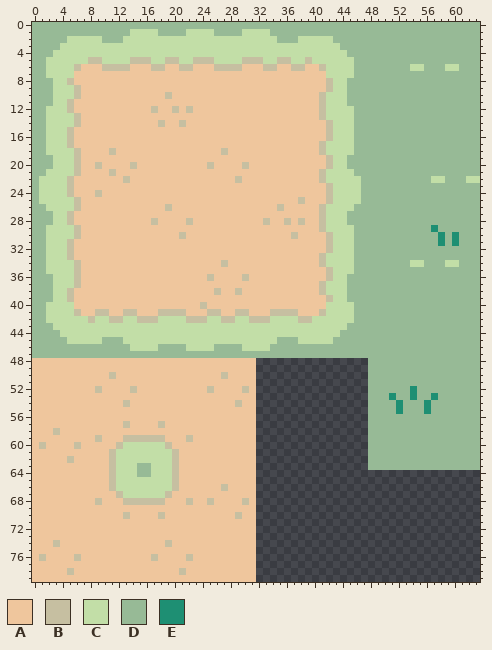
File history of a sprite sheet, Assets/Tilesets/grass1_tileset.png. Above is the file before it was changed.
The file is 64x80 pixels.
Palette (. is transparent): A #efc69d  B #c6bfa1  C #c2dea7  D #97ba96  E #1e8f73
Pixels before, first column x 0:
 0 DDDDDDDDDDDDDDDDDDDDDDDDDDDDDDDDDDDDDDDDDDDDDDDDDDDDDDDDDDDDDDDD
 1 DDDDDDDDDDDDDDCCCCDDDDCCCCDDDDCCCCDDDDDDDDDDDDDDDDDDDDDDDDDDDDDD
 2 DDDDDCCCCCDDDCCCCCCCCCCCCCCCCCCCCCCDDDCCCCCDDDDDDDDDDDDDDDDDDDDD
 3 DDDDCCCCCCCCCCCCCCCCCCCCCCCCCCCCCCCCCCCCCCCCDDDDDDDDDDDDDDDDDDDD
 4 DDDCCCCCCCCCCCCCCCCCCCCCCCCCCCCCCCCCCCCCCCCCCDDDDDDDDDDDDDDDDDDD
 5 DDCCCCCCBBCCCCBBBCCBBCCBBBCCCCBBBCCBBCCBCCCCCCDDDDDDDDDDDDDDDDDD
 6 DDCCCCBAAABBBBAAABBAABBAAABBBBAAABBAABBAABCCCCDDDDDDDDCCDDDCCDDD
 7 DDCCCCAAAAAAAAAAAAAAAAAAAAAAAAAAAAAAAAAAAACCCCDDDDDDDDDDDDDDDDDD
 8 DDDCCBAAAAAAAAAAAAAAAAAAAAAAAAAAAAAAAAAAAABCCDDDDDDDDDDDDDDDDDDD
 9 DDDCCCBAAAAAAAAAAAAAAAAAAAAAAAAAAAAAAAAAAABCCDDDDDDDDDDDDDDDDDDD
10 DDDCCCBAAAAAAAAAAAABAAAAAAAAAAAAAAAAAAAAABCCCDDDDDDDDDDDDDDDDDDD
11 DDDCCBAAAAAAAAAAAAAAAAAAAAAAAAAAAAAAAAAAABCCCDDDDDDDDDDDDDDDDDDD
12 DDCCCBAAAAAAAAAAABAABABAAAAAAAAAAAAAAAAAABCCCCDDDDDDDDDDDDDDDDDD
13 DDCCCCBAAAAAAAAAAAAAAAAAAAAAAAAAAAAAAAAAABCCCCDDDDDDDDDDDDDDDDDD
14 DDCCCCBAAAAAAAAAAABAABAAAAAAAAAAAAAAAAAAAABCCCDDDDDDDDDDDDDDDDDD
15 DDCCCBAAAAAAAAAAAAAAAAAAAAAAAAAAAAAAAAAAAABCCCDDDDDDDDDDDDDDDDDD
16 DDCCCBAAAAAAAAAAAAAAAAAAAAAAAAAAAAAAAAAAAABCCCDDDDDDDDDDDDDDDDDD
17 DDCCCBAAAAAAAAAAAAAAAAAAAAAAAAAAAAAAAAAAABCCCCDDDDDDDDDDDDDDDDDD
18 DDCCCCBAAAABAAAAAAAAAAAAAAABAAAAAAAAAAAAABCCCCDDDDDDDDDDDDDDDDDD
19 DDDCCCBAAAAAAAAAAAAAAAAAAAAAAAAAAAAAAAAAAABCCDDDDDDDDDDDDDDDDDDD
20 DDDCCCBAABAAAABAAAAAAAAAABAAAABAAAAAAAAAAABCCDDDDDDDDDDDDDDDDDDD
21 DDCCCCBAAAABAAAAAAAAAAAAAAAAAAAAAAAAAAAAABCCCCDDDDDDDDDDDDDDDDDD
22 DCCCCBAAAAAAABAAAAAAAAAAAAAAABAAAAAAAAAAABCCCCCDDDDDDDDDDCCDDDCC
23 DCCCCBAAAAAAAAAAAAAAAAAAAAAAAAAAAAAAAAAAAABCCCCDDDDDDDDDDDDDDDDD
24 DCCCCBAAABAAAAAAAAAAAAAAAAAAAAAAAAAAAAAAAABCCCCDDDDDDDDDDDDDDDDD
25 DCCCCCBAAAAAAAAAAAAAAAAAAAAAAAAAAAAAAABAAABCCCCDDDDDDDDDDDDDDDDD
26 DDCCCCBAAAAAAAAAAAABAAAAAAAAAAAAAAABAAAAABCCCCDDDDDDDDDDDDDDDDDD
27 DDDCCBAAAAAAAAAAAAAAAAAAAAAAAAAAAAAAAAAAABCCCDDDDDDDDDDDDDDDDDDD
28 DDDCCBAAAAAAAAAAABAAAABAAAAAAAAAABAABABAABCCCDDDDDDDDDDDDDDDDDDD
29 DDCCCCBAAAAAAAAAAAAAAAAAAAAAAAAAAAAAAAAAABCCCCDDDDDDDDDDDEDDDDDD
30 DDCCCCBAAAAAAAAAAAAAABAAAAAAAAAAAAAAABAAAABCCCDDDDDDDDDDDDEDEDDD
31 DDCCCBAAAAAAAAAAAAAAAAAAAAAAAAAAAAAAAAAAAABCCCDDDDDDDDDDDDEDEDDD
32 DDCCCBAAAAAAAAAAAAAAAAAAAAAAAAAAAAAAAAAAAABCCCDDDDDDDDDDDDDDDDDD
33 DDCCCBAAAAAAAAAAAAAAAAAAAAAAAAAAAAAAAAAAABCCCCDDDDDDDDDDDDDDDDDD
34 DDCCCCBAAAAAAAAAAAAAAAAAAAABAAAAAAAAAAAAABCCCCDDDDDDDDCCDDDCCDDD
35 DDCCCCBAAAAAAAAAAAAAAAAAAAAAAAAAAAAAAAAAAABCCCDDDDDDDDDDDDDDDDDD
36 DDDCCCBAAAAAAAAAAAAAAAAAABAAAABAAAAAAAAAAABCCDDDDDDDDDDDDDDDDDDD
37 DDDCCCBAAAAAAAAAAAAAAAAAAAAAAAAAAAAAAAAAABCCCDDDDDDDDDDDDDDDDDDD
38 DDDCCBAAAAAAAAAAAAAAAAAAAABAABAAAAAAAAAAABCCCDDDDDDDDDDDDDDDDDDD
39 DDDCCBAAAAAAAAAAAAAAAAAAAAAAAAAAAAAAAAAAAABCCDDDDDDDDDDDDDDDDDDD
40 DDCCCCAAAAAAAAAAAAAAAAAABAAAAAAAAAAAAAAAAACCCCDDDDDDDDDDDDDDDDDD
41 DDCCCCBAABBAABBAAABBBBAAABBAABBAAABBBBAAABCCCCDDDDDDDDDDDDDDDDDD
42 DDCCCCCCBCCBBCCBBBCCCCBBBCCBBCCBBBCCCCBBCCCCCCDDDDDDDDDDDDDDDDDD
43 DDDCCCCCCCCCCCCCCCCCCCCCCCCCCCCCCCCCCCCCCCCCCDDDDDDDDDDDDDDDDDDD
44 DDDDCCCCCCCCCCCCCCCCCCCCCCCCCCCCCCCCCCCCCCCCDDDDDDDDDDDDDDDDDDDD
45 DDDDDCCCCCDDDCCCCCCCCCCCCCCCCCCCCCCDDDCCCCCDDDDDDDDDDDDDDDDDDDDD
46 DDDDDDDDDDDDDDCCCCDDDDCCCCDDDDCCCCDDDDDDDDDDDDDDDDDDDDDDDDDDDDDD
47 DDDDDDDDDDDDDDDDDDDDDDDDDDDDDDDDDDDDDDDDDDDDDDDDDDDDDDDDDDDDDDDD
48 AAAAAAAAAAAAAAAAAAAAAAAAAAAAAAAA................DDDDDDDDDDDDDDDD
49 AAAAAAAAAAAAAAAAAAAAAAAAAAAAAAAA................DDDDDDDDDDDDDDDD
50 AAAAAAAAAAABAAAAAAAAAAAAAAABAAAA................DDDDDDDDDDDDDDDD
51 AAAAAAAAAAAAAAAAAAAAAAAAAAAAAAAA................DDDDDDDDDDDDDDDD
52 AAAAAAAAABAAAABAAAAAAAAAABAAAABA................DDDDDDEDDDDDDDDD
53 AAAAAAAAAAAAAAAAAAAAAAAAAAAAAAAA................DDDEDDEDDEDDDDDD
54 AAAAAAAAAAAAABAAAAAAAAAAAAAAABAA................DDDDEDDDEDDDDDDD
55 AAAAAAAAAAAAAAAAAAAAAAAAAAAAAAAA................DDDDEDDDEDDDDDDD
56 AAAAAAAAAAAAAAAAAAAAAAAAAAAAAAAA................DDDDDDDDDDDDDDDD
57 AAAAAAAAAAAAABAAAABAAAAAAAAAAAAA................DDDDDDDDDDDDDDDD
58 AAABAAAAAAAAAAAAAAAAAAAAAAAAAAAA................DDDDDDDDDDDDDDDD
59 AAAAAAAAABAAABBBBBBAAABAAAAAAAAA................DDDDDDDDDDDDDDDD
60 ABAAAABAAAAABCCCCCCBAAAAAAAAAAAA................DDDDDDDDDDDDDDDD
61 AAAAAAAAAAABCCCCCCCCBAAAAAAAAAAA................DDDDDDDDDDDDDDDD
62 AAAAABAAAAABCCCCCCCCBAAAAAAAAAAA................DDDDDDDDDDDDDDDD
63 AAAAAAAAAAABCCCDDCCCBAAAAAAAAAAA................DDDDDDDDDDDDDDDD
64 AAAAAAAAAAABCCCDDCCCBAAAAAAAAAAA................................
65 AAAAAAAAAAABCCCCCCCCBAAAAAAAAAAA................................
66 AAAAAAAAAAABCCCCCCCCBAAAAAABAAAA................................
67 AAAAAAAAAAAABCCCCCCBAAAAAAAAAAAA................................
68 AAAAAAAAABAAABBBBBBAAABAABAAAABA................................
69 AAAAAAAAAAAAAAAAAAAAAAAAAAAAAAAA................................
70 AAAAAAAAAAAAABAAAABAAAAAAAAAABAA................................
71 AAAAAAAAAAAAAAAAAAAAAAAAAAAAAAAA................................
72 AAAAAAAAAAAAAAAAAAAAAAAAAAAAAAAA................................
73 AAAAAAAAAAAAAAAAAAAAAAAAAAAAAAAA................................
74 AAABAAAAAAAAAAAAAAABAAAAAAAAAAAA................................
75 AAAAAAAAAAAAAAAAAAAAAAAAAAAAAAAA................................
76 ABAAAABAAAAAAAAAABAAAABAAAAAAAAA................................
77 AAAAAAAAAAAAAAAAAAAAAAAAAAAAAAAA................................
78 AAAAABAAAAAAAAAAAAAAABAAAAAAAAAA................................
79 AAAAAAAAAAAAAAAAAAAAAAAAAAAAAAAA................................
And afterwards:
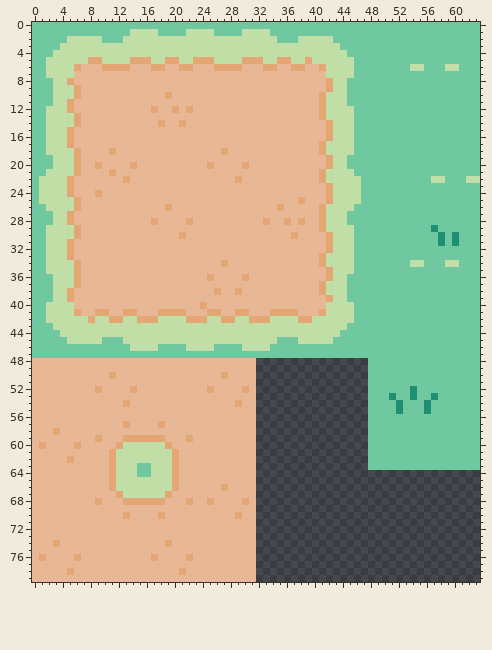
The edit:
colour A: #efc69d -> #e8b796
colour B: #c6bfa1 -> #e4a672
colour D: #97ba96 -> #70c8a0
Where, in picture pixels (left, top, right, bottom), the same in both pictures:
changed: (32, 22, 480, 582)
